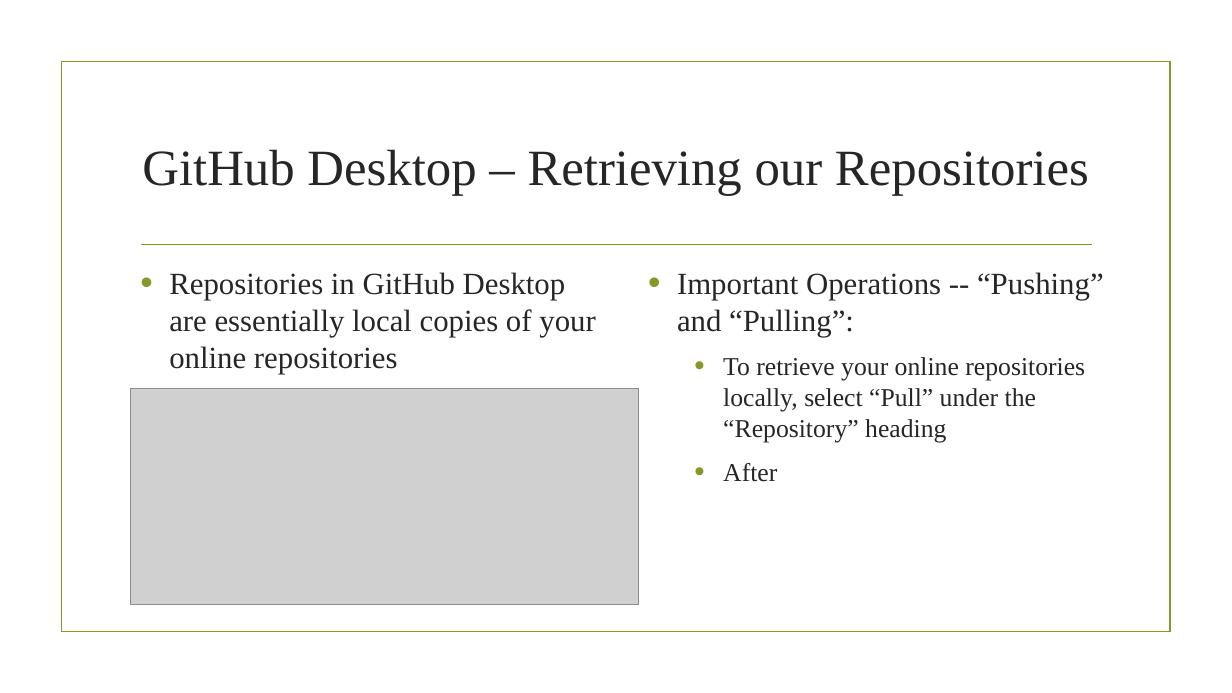
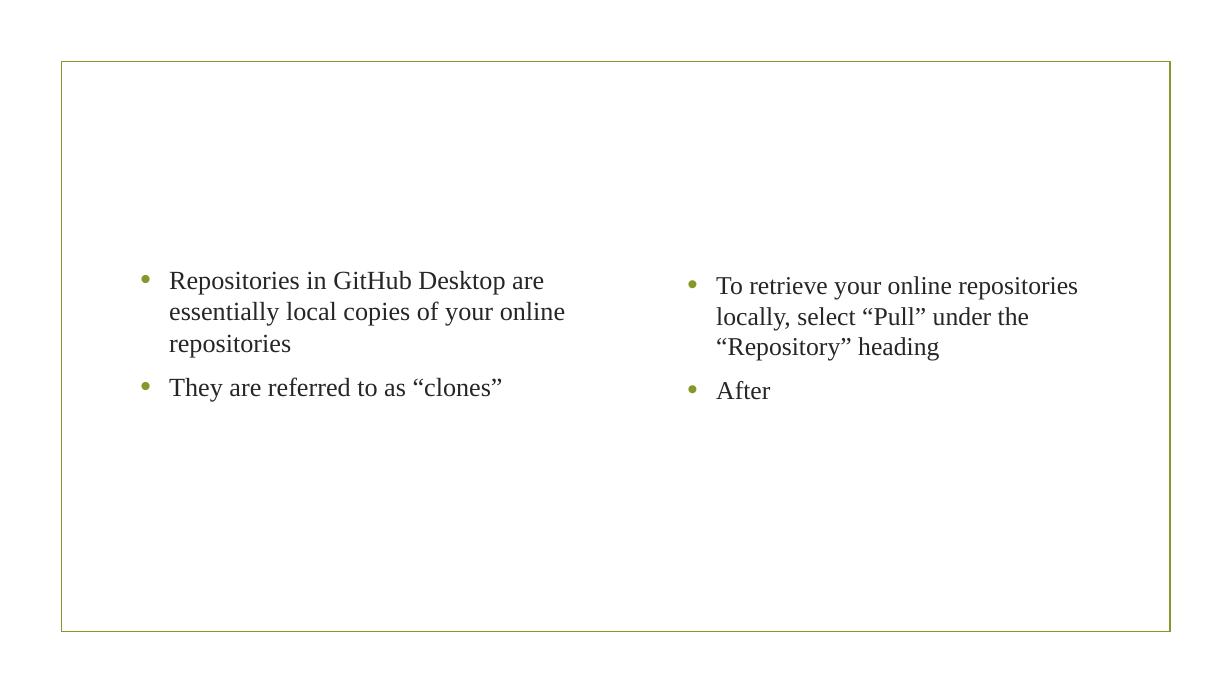
Before and after one commit to trmasher/Powerpoint_Informationals, a slide deck: slide 27 of Using R Notebook with Version Control.pptx (slide 24 before the commit). Drawn at 1232x693 pixels with LibreOffice and Linux fonts; fonts in the diff are those of the drawing; grey boxes stand for pictures; background and template pictures are left out. Boxes give left, top, right and bottom in pixels: in the first picture for what was removed or moved away, otherwise in the second. Text is boxed around its words. In the diff, an @@ line names an element or a change of style, - is before the commit and + after.

Commit message:
Added Section "GitHub Desktop"
Added several new slides explaining how to work with your GitHub account remotely using GitHub desktop.

```diff
--- a/Using R Notebook with Version Control.pptx
+++ b/Using R Notebook with Version Control.pptx
@@ title removed at <box>142,149,1089,195</box> @@
-GitHub Desktop – Retrieving our Repositories
@@ line removed from (141, 245) to (1092, 245) @@
@@ text "To retrieve your online repositories ...": place and size @@
-text "To retrieve your online repositories ..." at <box>677,272,1104,482</box>
+text "To retrieve your online repositories ..." at <box>716,276,1078,400</box>
@@ text at <box>169,271,565,358</box>: size 24 to 20.4 pt in "Repositories in GitHub Desktop are essentially local ..." @@
@@ text at <box>677,272,1104,337</box>: paragraph removed @@
-• Important Operations -- “Pushing” and “Pulling”:
@@ picture removed at <box>131,389,640,604</box> @@
@@ text at <box>169,377,503,402</box>: paragraph added @@
+• They are referred to as “clones”
```
Also in this commit, not shown: 2 slides added, 1 other file.
